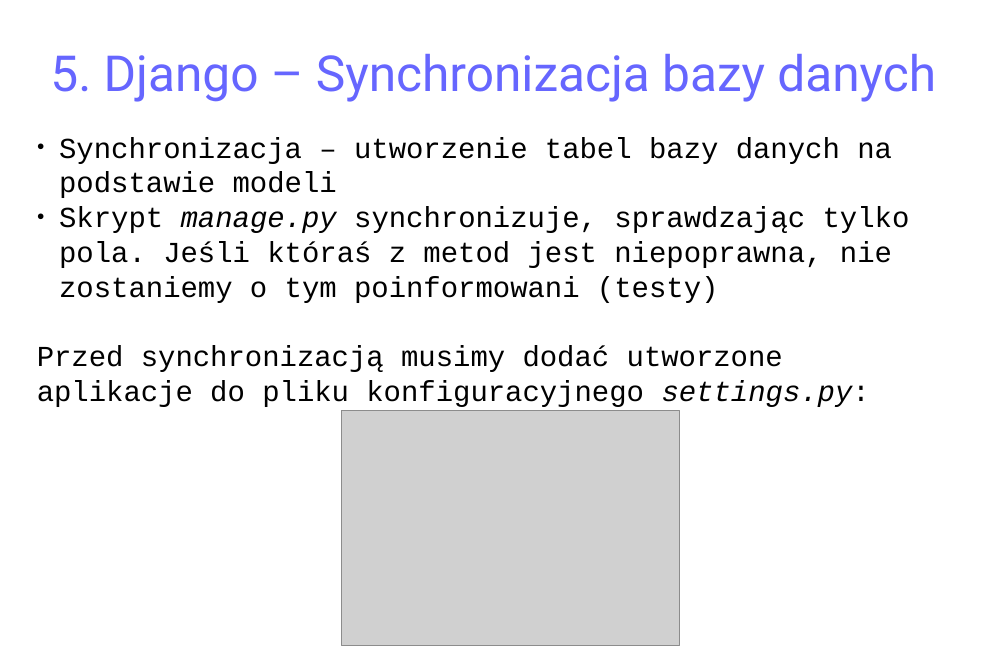
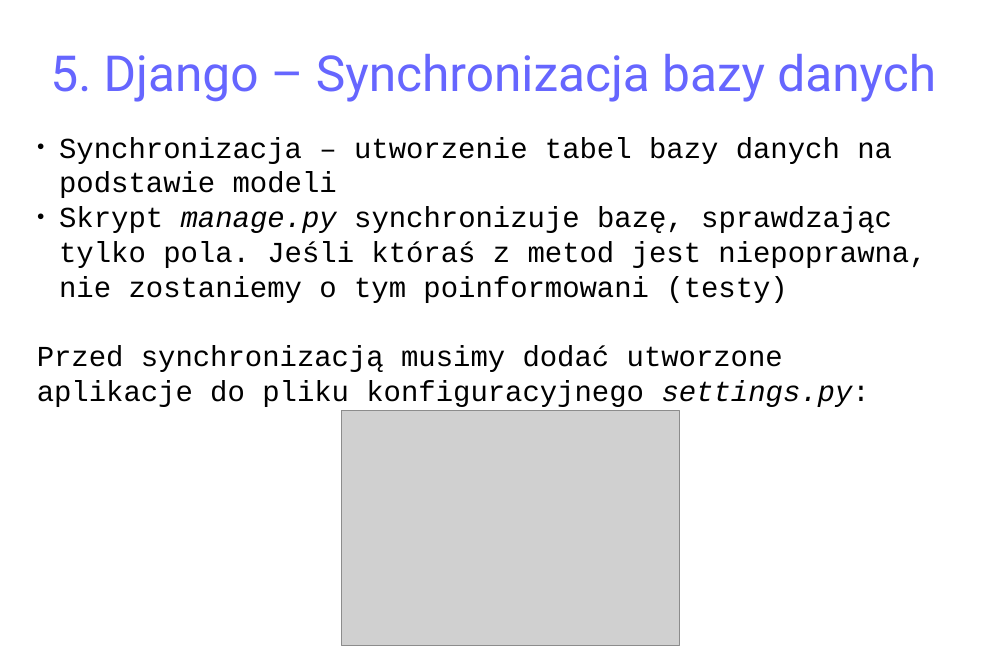
Before and after one commit to matulik/reinyzagam, a slide deck: slide 21 of Docs/presentation.odp (slide 20 before the commit). Drawn at 1008x672 pixels with LibreOffice and Linux fonts; fonts in the diff are those of the drawing; grey boxes stand for pictures. Boxes give left, top, right and bottom in pixels: in the first picture for what was removed or moved away, otherwise in the second. Text is boxed around its words. In the diff, an @@ line names an element or a change of style, - is before the commit and + after.

```diff
--- a/Docs/presentation.odp
+++ b/Docs/presentation.odp
@@ text at (59, 207, 926, 303): text changed @@
-● Skrypt manage.py synchronizuje, sprawdzając tylko pola. Jeśli któraś z metod jest niepoprawna, nie zostaniemy o tym poinformowani (testy)
+● Skrypt manage.py synchronizuje bazę, sprawdzając tylko pola. Jeśli któraś z metod jest niepoprawna, nie zostaniemy o tym poinformowani (testy)
```
Also in this commit, not shown: 4 other slides changed, 6 slides added, 2 slides removed, 3 other files.
